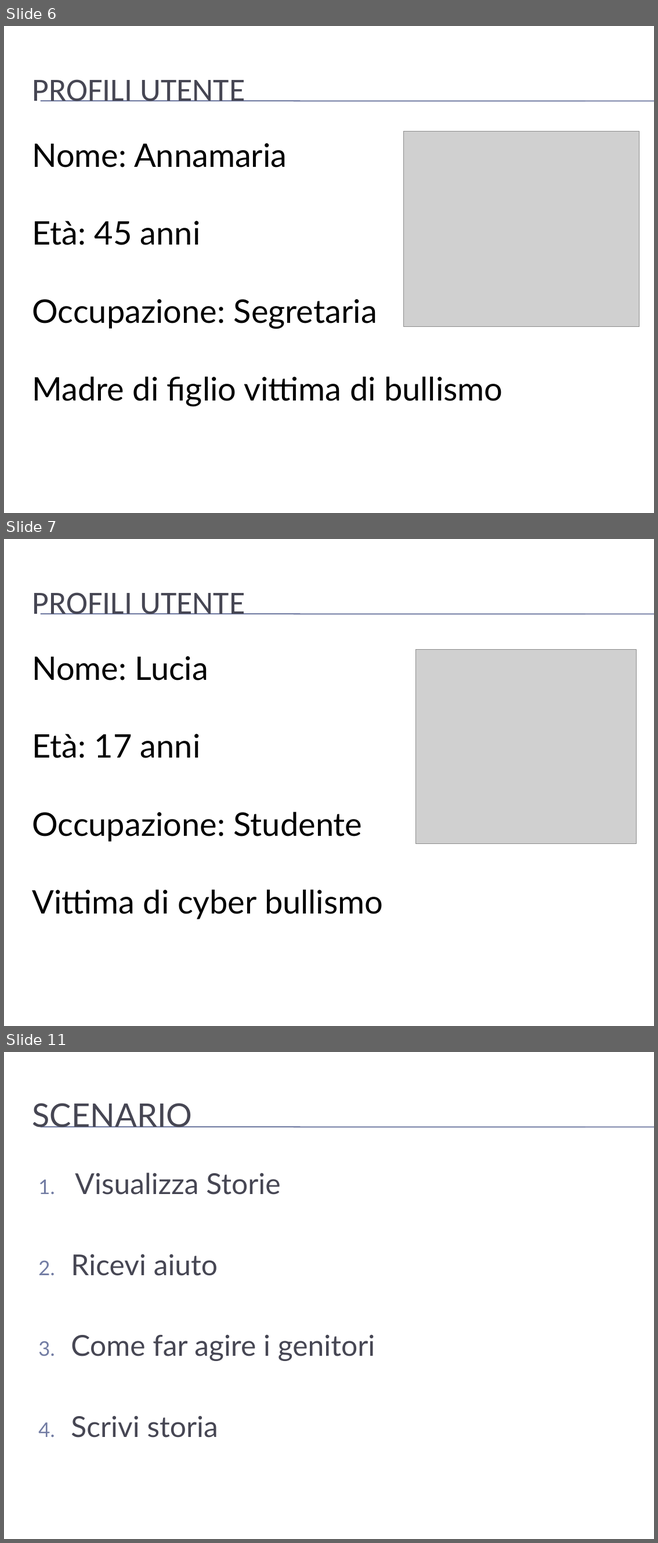
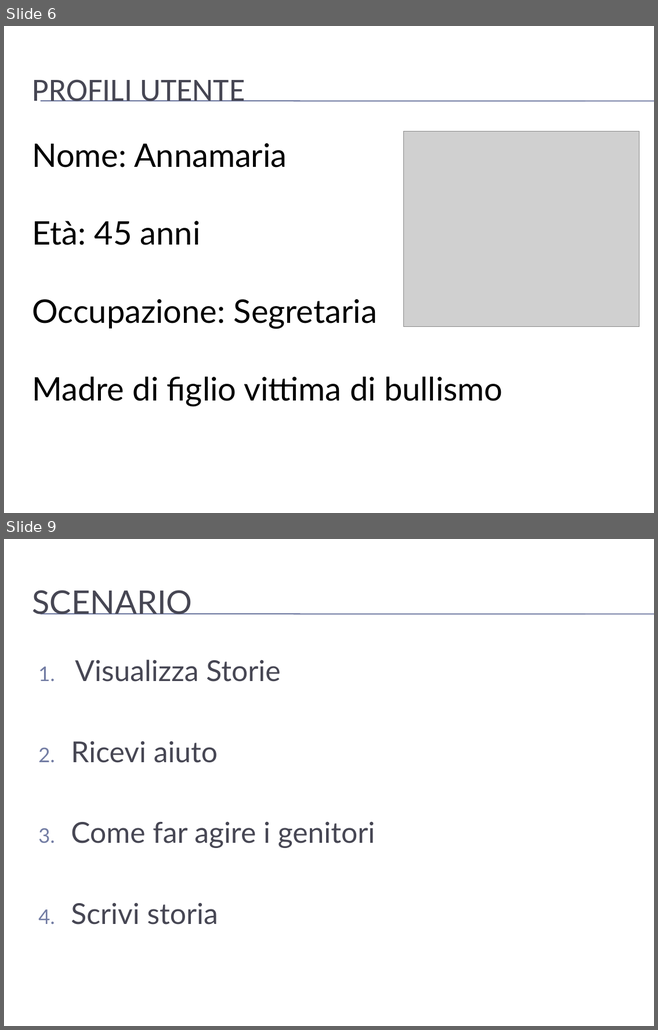
Before and after one commit to mario-santoro/Bullyingless, a slide deck: Assignment n.4/presentazione.pptx. Shown one above the other, each under a label of ours: slides 6, 7 and 11 before the commit, slides 6 and 9 after it; the slides between them are not shown. The pictures are 658x1543 and 658x1030 pixels, drawn with LibreOffice and Linux fonts; fonts in the diff are those of the drawing; grey boxes stand for pictures; background and template pictures are left out. Boxes give left, top, right and bottom in pixels: in the first picture for what was removed or moved away, otherwise in the second. Text is boxed around its words. In the diff, an @@ line names an element or a change of style, - is before the commit and + after.

```diff
--- a/Assignment n.4/presentazione.pptx
+++ b/Assignment n.4/presentazione.pptx
@@ slide 7 removed at <box>4,539,654,1026</box>, background picture (left out); not listed: 2 template elements that a slide beside it also shows @@
@@ title removed at <box>32,592,245,614</box> @@
-PROFILI UTENTE
@@ text removed at <box>32,656,383,919</box> @@
-Nome: Lucia
-Età: 17 anni
-Occupazione: Studente
-Vittima di cyber bullismo
@@ picture removed at <box>416,649,636,843</box> @@
@@ what was slide 11 is now slide 9 @@
```
Also in this commit, not shown: 4 slides changed, 3 slides added, 2 other slides removed, 6 other files.
